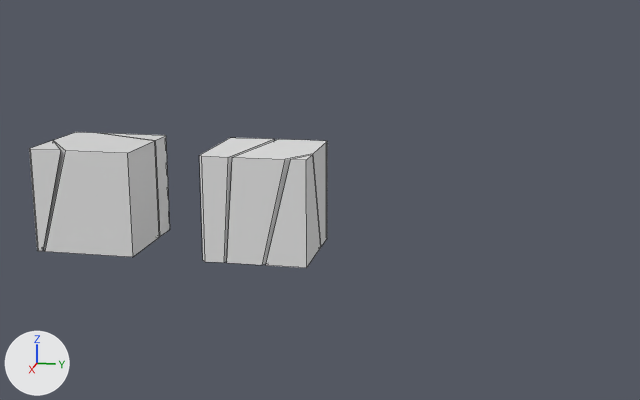
The Blender file assets/run.blend, before and after one commit.
The view is the same before and after, from a camera (50 mm lens) standing at (8.04, 2.87, 2.03) and looking at (0.03, 1.27, 0.03). Every picture has the same lights, and +X, +Y and +Z are marked at lower left. Mesh edges are drawn as thin lines.
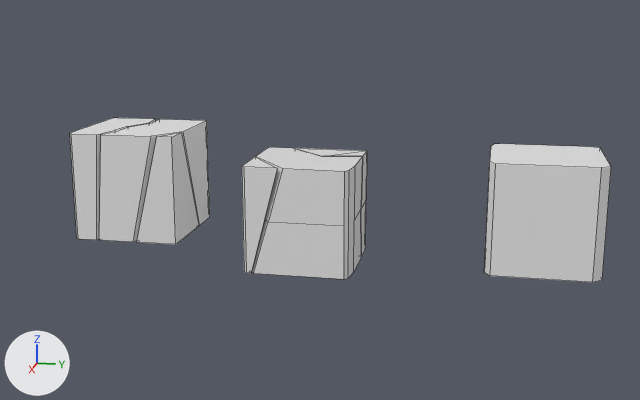
What differs and where, as boxes [x1, y1, x2, y2] in the pictures (640 x 400 px):
'box', reshaped, moved (11% narrower): before [29, 132, 170, 257]; after [242, 147, 367, 279]
'box2', reshaped, moved (10% wider): before [200, 138, 327, 268]; after [70, 118, 210, 244]
'block', added: after [484, 144, 611, 282]
part 1 of me_box, built on: before [43, 132, 170, 257]; after [251, 147, 367, 279]
part 2 of me_box2, built on: before [200, 138, 327, 263]; after [71, 118, 205, 239]

Patch to the scene script:
```diff
--- a/assets/run.blend.py
+++ b/assets/run.blend.py
@@ me_box @@
 # used by ob_box; location = (0.0, -0.944, 0.0)
-me_box.from_pydata(...)  # 30 vertices, 21 faces; spans x -0.5..0.5, y -0.5..0.5, z -0.5..0.5
+me_box.from_pydata(...)  # 56 vertices, 41 faces; spans x -0.5..0.5, y -0.5..0.5, z -0.5..0.5
+# me_box part 1
+# 3 vertices are removed from x -0.5..0.5, y -0.169..0.5, z -0.5..0.5
+# 14 faces are deleted
+# 24 vertices are added at x -0.5..0.5, y -0.5..0.5, z -0.5..0.5
+# 5 new vertices lie (0.0, 0.0, 0.5) away from vertices in x -0.5..0.5, y 0.444..0.5, z -0.5
+# 34 new faces join them
 me_box.materials.append(mat_material)
@@ me_box2 @@
 # used by ob_box2; location = (0.0, 0.741, 0.0)
-me_box2.from_pydata(...)  # 30 vertices, 21 faces; spans x -0.5..0.5, y -0.5..0.5, z -0.5..0.5
+me_box2.from_pydata(...)  # 42 vertices, 27 faces; spans x -0.5..0.5, y -0.5..0.5, z -0.5..0.5
+# me_box2 part 2
+# 6 faces are deleted
+# 12 vertices are added at x -0.25..0.25, y -0.221..0.025, z -0.5..0.5
+# 12 new faces join them
@@ me_block @@
+me_block.from_pydata([(0.434, 0.5, -0.5), (0.434, 0.5, 0.5), (0.5, 0.417, -0.5), (0.5, 0.417, 0.5), (-0.5, 0.448, -0.5), (-0.5, 0.448, 0.5), (-0.452, 0.5, -0.5), (-0.452, 0.5, 0.5), (-0.331, -0.5, -0.5), (-0.331, -0.5, 0.5), (0.5, -0.452, 0.5), (0.406, -0.5, -0.5), (0.5, -0.452, -0.5), (0.406, -0.5, 0.5), (-0.5, -0.416, 0.5), (-0.5, -0.416, -0.5), (-0.473, -0.47, 0.5), (-0.473, -0.47, -0.5)], [], [(6, 7, 1, 0), (15, 14, 5, 4), (6, 4, 5, 7), (11, 13, 9, 8), (16, 17, 8, 9), (11, 12, 10, 13), (2, 3, 10, 12), (17, 16, 14, 15), (2, 0, 1, 3), (6, 0, 2, 12, 11, 8, 17, 15, 4), (1, 7, 5, 14, 16, 9, 13, 10, 3)])
@@ ob_box @@
 ob_box = bpy.data.objects.new('box', me_box)
-ob_box.location = (0.0, -0.944, 0.0)
+ob_box.location = (0.0, 1.138, -0.085)
@@ ob_box2 @@
 ob_box2 = bpy.data.objects.new('box2', me_box2)
-ob_box2.location = (0.0, 0.741, 0.0)
+ob_box2.location = (0.1, -0.469, 0.181)
@@ ob_block @@
+ob_block = bpy.data.objects.new('block', me_block)
+ob_block.location = (-0.016, 3.33, 0.027)
```
